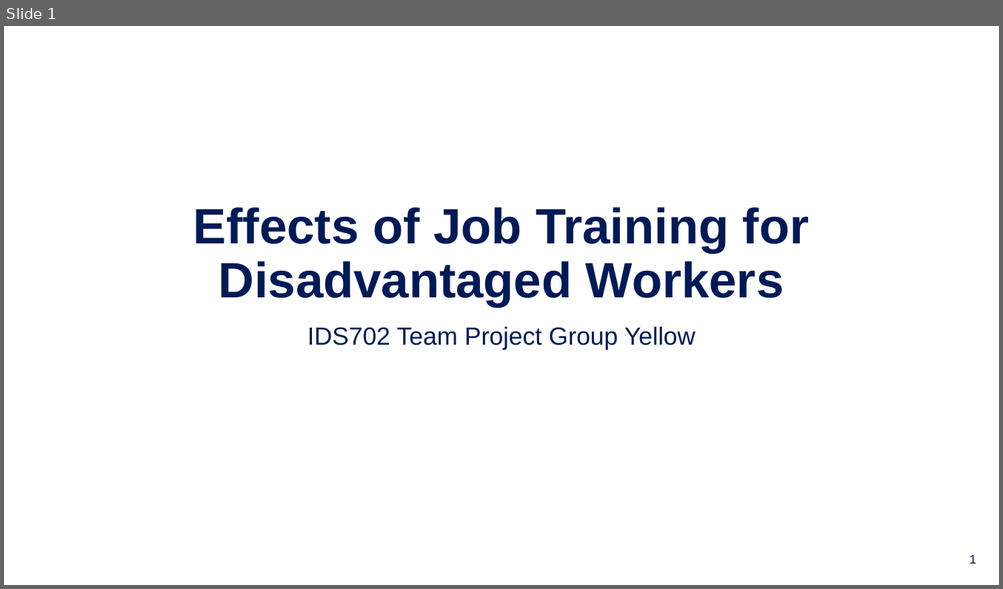
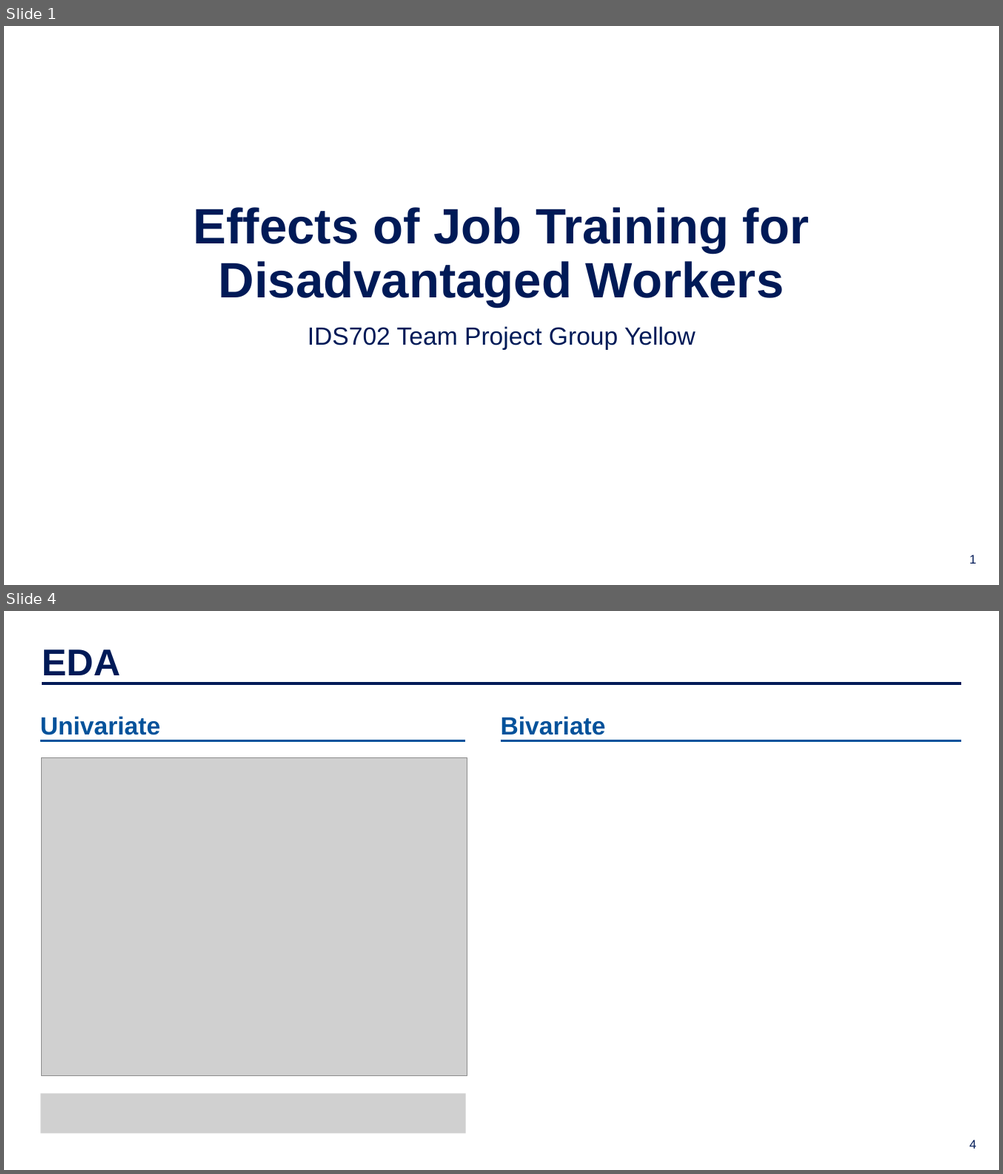
Before and after one commit to IDS-702-F21/team-project-1-effects-of-job-training-on-wages-yellowfellows, a slide deck: Presentation/slide_deck.pptx. Shown one above the other, each under a label of ours: slide 1 before the commit, slides 1 and 4 after it; the slides between them are not shown. The pictures are 1003x589 and 1003x1174 pixels, drawn with LibreOffice and Linux fonts; fonts in the diff are those of the drawing; grey boxes stand for pictures; background and template pictures are left out. Boxes give left, top, right and bottom in pixels: in the first picture for what was removed or moved away, otherwise in the second. Text is boxed around its words. In the diff, an @@ line names an element or a change of style, - is before the commit and + after.

```diff
--- a/Presentation/slide_deck.pptx
+++ b/Presentation/slide_deck.pptx
@@ slide 4 added at box(4, 611, 999, 1170), background picture (left out) @@
@@ text added at box(42, 649, 120, 675), 36 pt, text #001A57, bold @@
+EDA
@@ line added from (41, 684) to (962, 684), #001A57 3 pt @@
@@ text added at box(40, 716, 160, 735), 24 pt, text #03529B, bold @@
+Univariate
@@ text added at box(501, 716, 606, 735), 24 pt, text #03529B, bold @@
+Bivariate
@@ line added from (40, 741) to (465, 741), #03529B 2.25 pt @@
@@ line added from (500, 741) to (962, 741), #03529B 2.25 pt @@
@@ picture added at box(42, 758, 467, 1076) @@
@@ picture added at box(40, 1093, 466, 1134) @@
@@ page number added at box(969, 1140, 976, 1149), 12 pt, text #001A57 @@
+4
```
Also in this commit, not shown: 3 other slides added, 5 other files.
